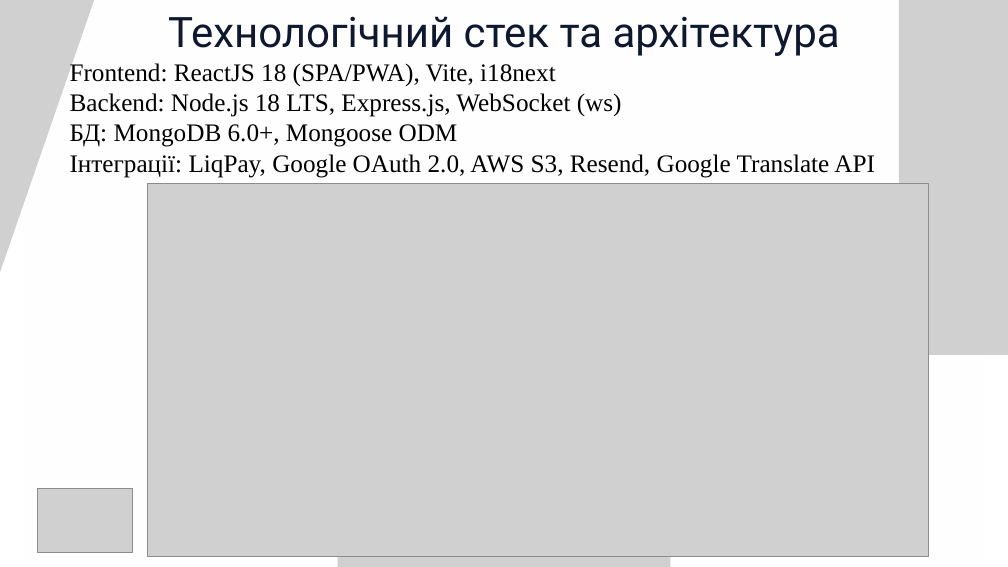
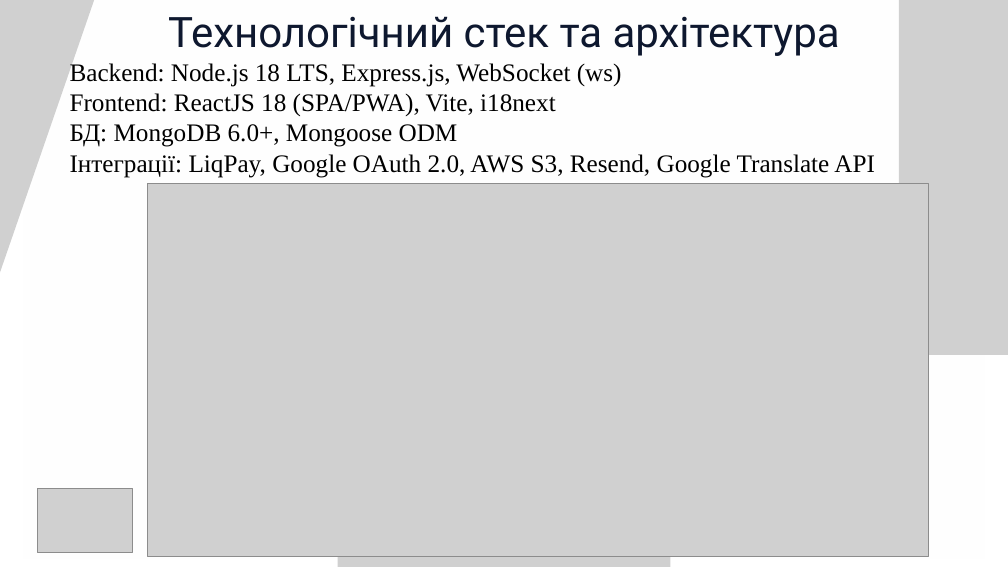
Before and after one commit to NureTokarDenys/QR-Rest, a slide deck: slide 5 of docs/Presentatation/2026_Б_ПІ_ПЗПІ-22-1_Токар_Д_Ю.pptx. Drawn at 1008x567 pixels with LibreOffice and Linux fonts; fonts in the diff are those of the drawing; grey boxes stand for pictures; background and template pictures are left out. Boxes give left, top, right and bottom in pixels: in the first picture for what was removed or moved away, otherwise in the second. Text is boxed around its words. In the diff, an @@ line names an element or a change of style, - is before the commit and + after.

```diff
--- a/docs/Presentatation/2026_Б_ПІ_ПЗПІ-22-1_Токар_Д_Ю.pptx
+++ b/docs/Presentatation/2026_Б_ПІ_ПЗПІ-22-1_Токар_Д_Ю.pptx
@@ text at <box>70,61,622,87</box>: paragraph added @@
+Backend: Node.js 18 LTS, Express.js, WebSocket (ws)
@@ text at <box>70,93,622,117</box>: paragraph removed @@
-Backend: Node.js 18 LTS, Express.js, WebSocket (ws)
```
Also in this commit, not shown: 5 other slides changed, 3 other files.
